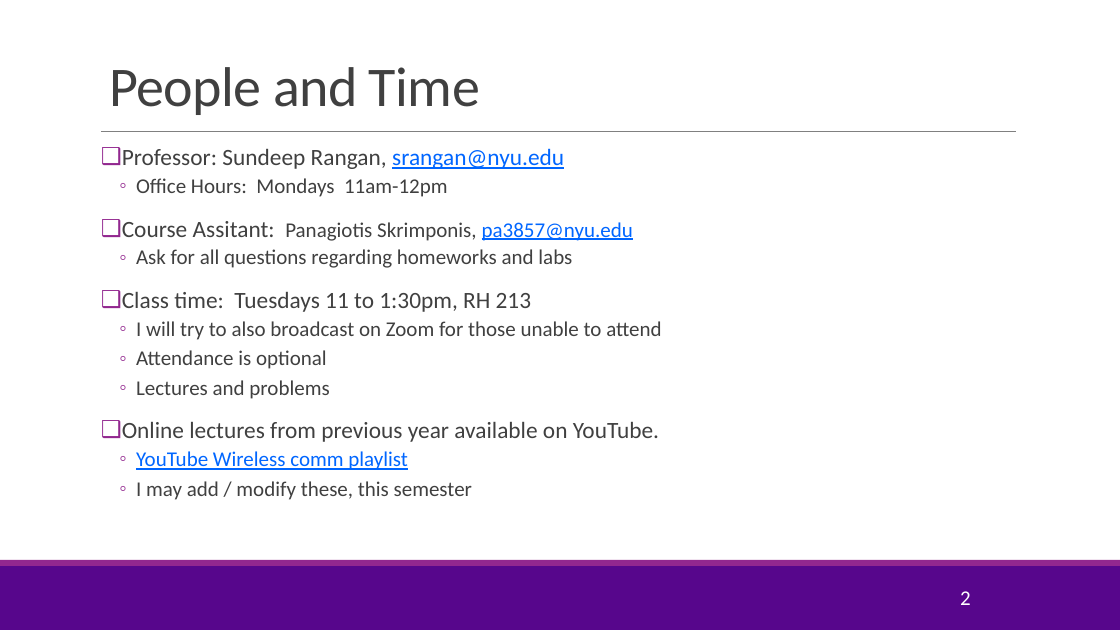
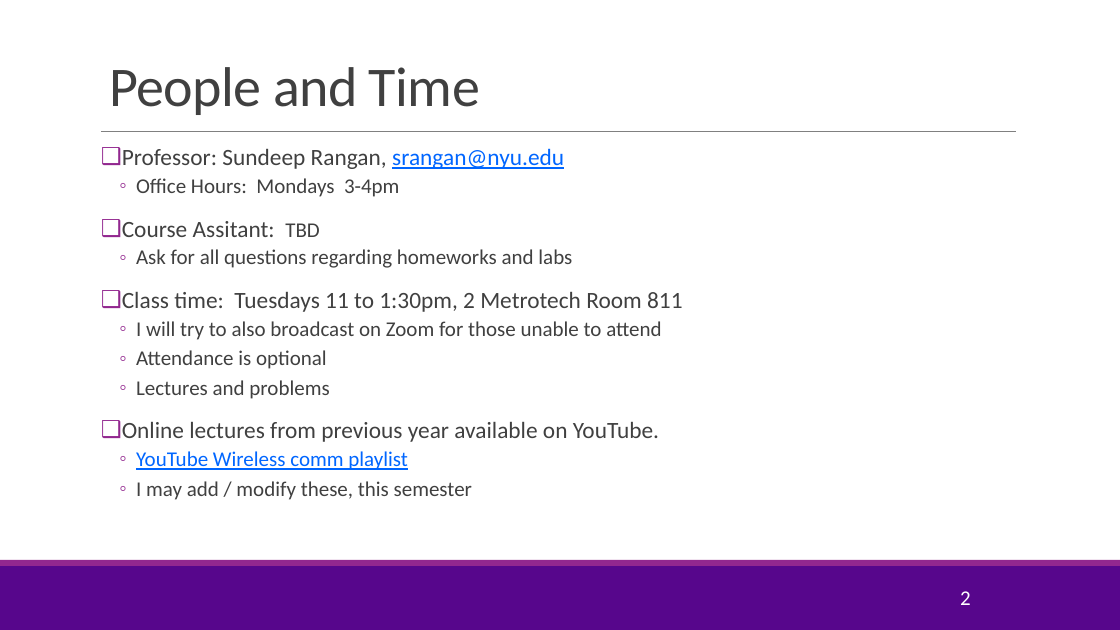
Before and after one commit to sdrangan/wirelesscomm, a slide deck: slide 2 of lectures/CourseAdmin.pptx. Drawn at 1120x630 pixels with LibreOffice and Linux fonts; fonts in the diff are those of the drawing; background and template pictures are left out. Boxes give left, top, right and bottom in pixels: in the first picture for what was removed or moved away, otherwise in the second. Text is boxed around its words. In the diff, an @@ line names an element or a change of style, - is before the commit and + after.

Commit message:
Updated the readme file and course admin

```diff
--- a/lectures/CourseAdmin.pptx
+++ b/lectures/CourseAdmin.pptx
@@ text at (122, 178, 399, 237): text changed @@
-  ◦ Office Hours: Mondays 11am-12pm
-❑ Course Assitant: Panagiotis Skrimponis, pa3857@nyu.edu
+  ◦ Office Hours: Mondays 3-4pm
+❑ Course Assitant: TBD
@@ text at (122, 292, 682, 312): text changed @@
-❑ Class time: Tuesdays 11 to 1:30pm, RH 213
+❑ Class time: Tuesdays 11 to 1:30pm, 2 Metrotech Room 811
```
Also in this commit, not shown: 1 other slide changed, 2 slides added, 5 other files.
